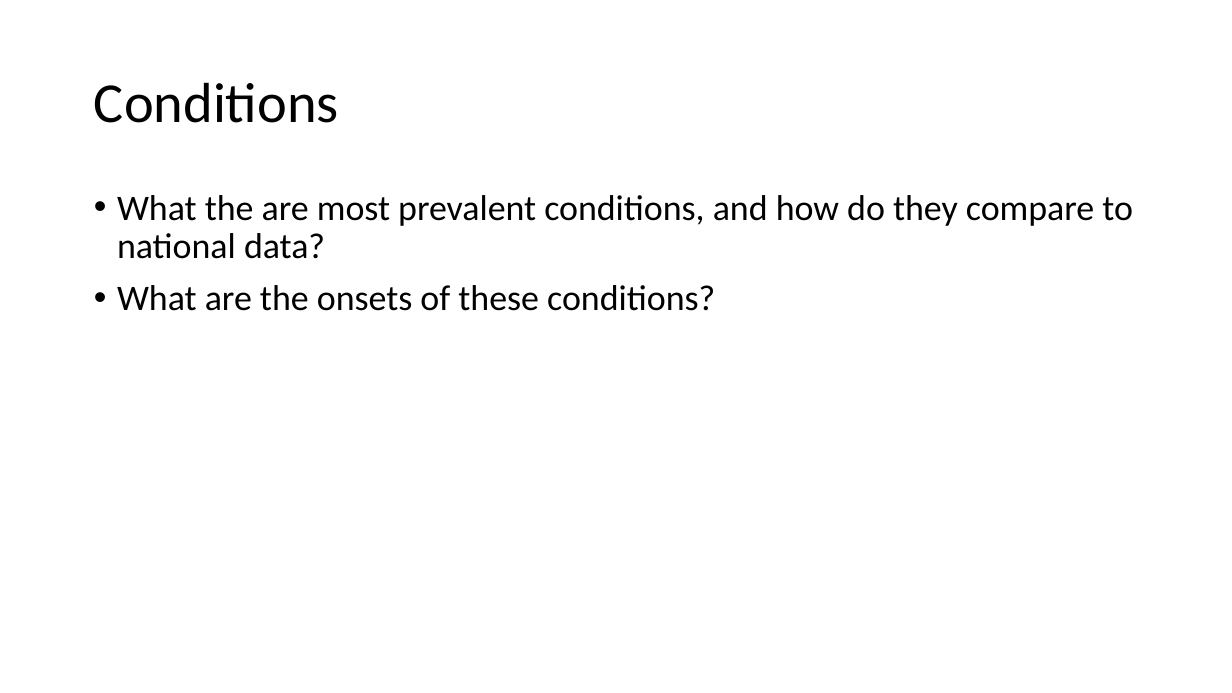
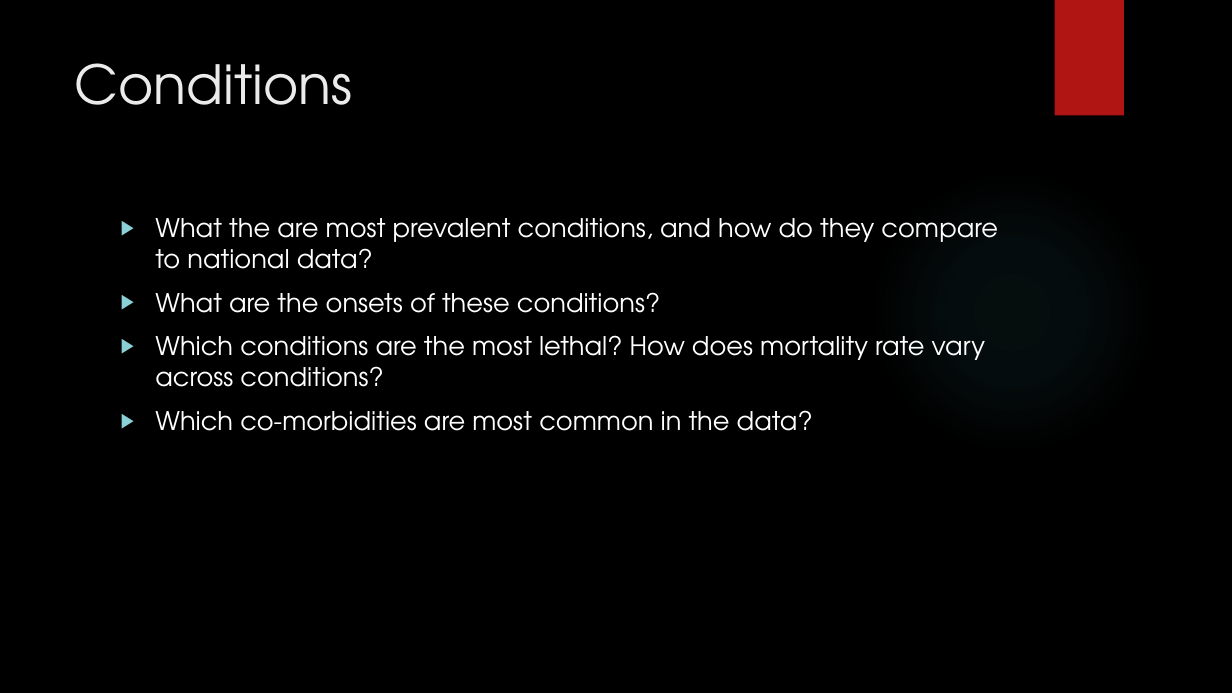
Before and after one commit to synthetichealth/module-validation, a slide deck: slide 11 of notebook-ideas.pptx (slide 3 before the commit). Drawn at 1232x693 pixels with LibreOffice and Linux fonts; fonts in the diff are those of the drawing; background and template pictures are left out. Boxes give left, top, right and bottom in pixels: in the first picture for what was removed or moved away, otherwise in the second. Text is boxed around its words. In the diff, an @@ line names an element or a change of style, - is before the commit and + after.

```diff
--- a/notebook-ideas.pptx
+++ b/notebook-ideas.pptx
@@ background #FFFFFF to picture (left out) @@
@@ rectangle added at box(1055, 0, 1124, 116), fill #B01513 @@
@@ title "Conditions": place and size @@
-title "Conditions" at box(94, 82, 339, 123)
+title "Conditions" at box(75, 63, 353, 105)
@@ title "Conditions" at box(75, 63, 353, 105): size 44 to 42 pt, font Calibri to TeX Gyre Adventor, text colour #000000 to #EBEBEB; line spacing 0.9 to 1; vertical alignment middle to top @@
@@ ellipse added at box(870, 169, 1154, 454), fill gradient #50B9C1 @@
@@ text "What the are most prevalent ...": place and size @@
-text "What the are most prevalent ..." at box(117, 195, 1133, 311)
+text "What the are most prevalent ..." at box(155, 218, 998, 431)
@@ text at box(155, 218, 998, 313): size 28 to 20 pt, font Calibri to TeX Gyre Adventor, text colour #000000 to #FFFFFF in "What the are most prevalent conditions, and ...", "What are the onsets of these conditions?"; bullet • to ▶; line spacing 0.9 to 1 @@
@@ text at box(155, 335, 985, 431): paragraphs added @@
+▶ Which conditions are the most lethal? How does mortality rate vary across conditions?
+▶ Which co-morbidities are most common in the data?
```
Also in this commit, not shown: 2 other slides changed, 9 slides added, 1 slide removed, 1 other file.
